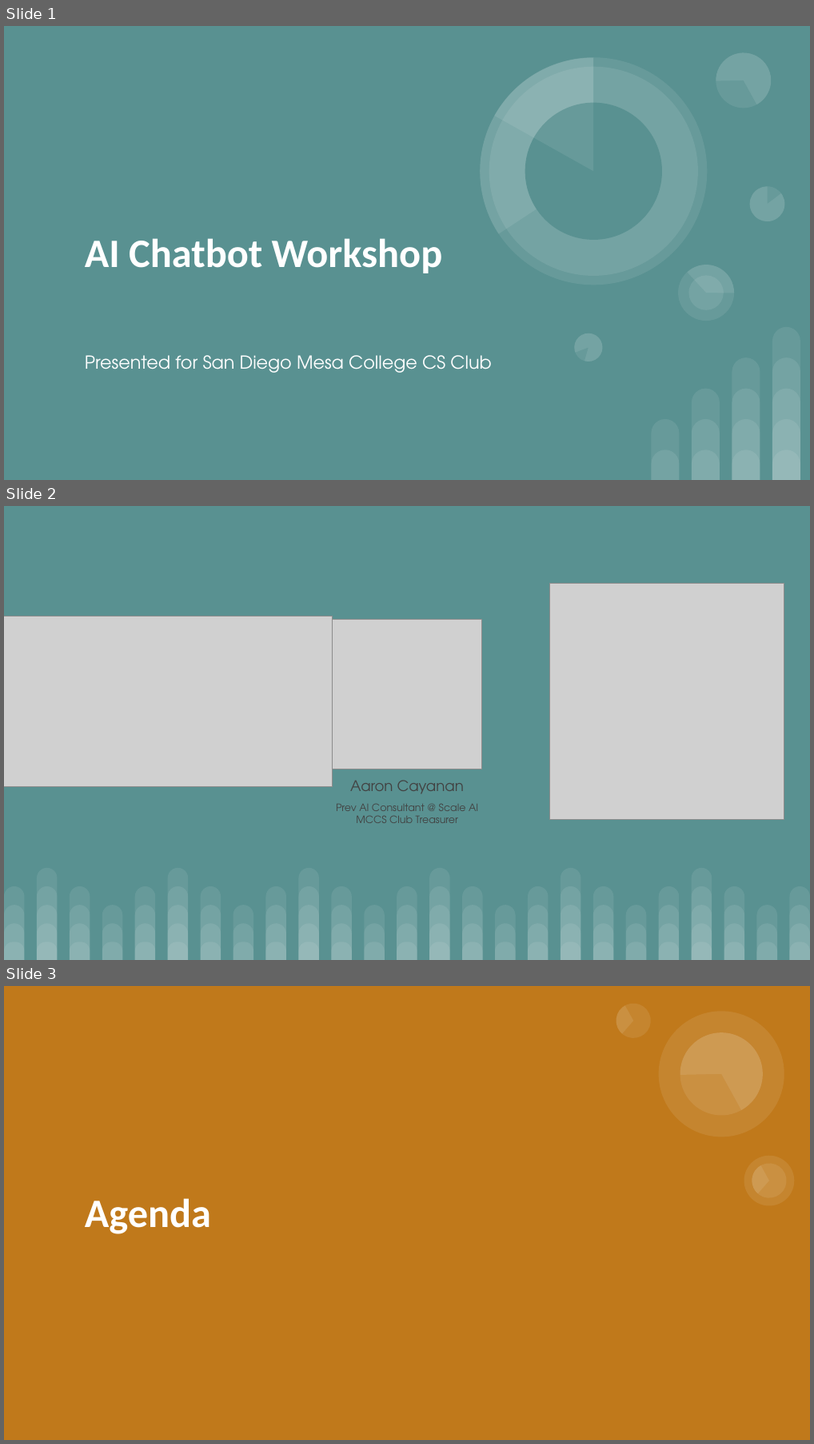
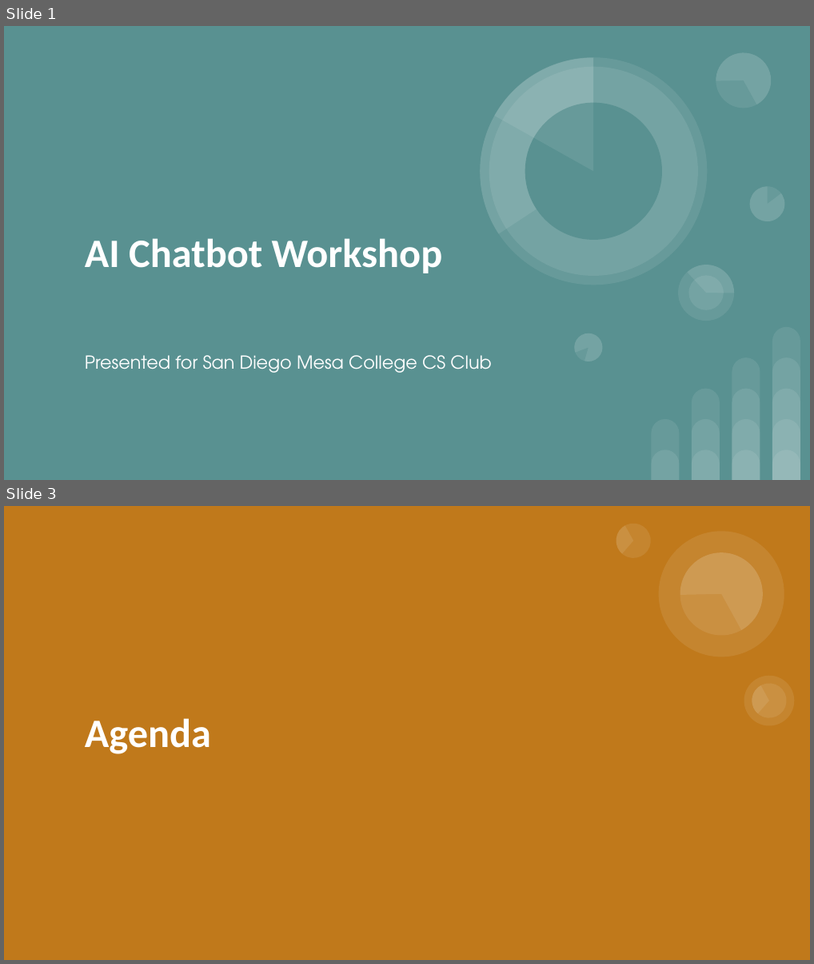
Before and after one commit to aacayanan/chatbot-workshop-mesacs, a slide deck: AI Chatbot Workshop.pptx. Shown one above the other, each under a label of ours: slides 1, 2 and 3 before the commit, slides 1 and 3 after it; the slides between them are not shown. The pictures are 814x1444 and 814x964 pixels, drawn with LibreOffice and Linux fonts; fonts in the diff are those of the drawing; grey boxes stand for pictures. Boxes give left, top, right and bottom in pixels: in the first picture for what was removed or moved away, otherwise in the second. Text is boxed around its words. In the diff, an @@ line names an element or a change of style, - is before the commit and + after.

```diff
--- a/AI Chatbot Workshop.pptx
+++ b/AI Chatbot Workshop.pptx
@@ slide 2 removed at (4,506,810,960), background #599191 @@
@@ picture removed at (550,584,785,819) @@
@@ picture removed at (4,616,333,786) @@
@@ picture removed at (332,619,482,768) @@
@@ text removed at (350,780,464,793) @@
-Aaron Cayanan
@@ text removed at (336,804,478,823) @@
-Prev AI Consultant @ Scale AI
-MCCS Club Treasurer
@@ group removed at (4,868,810,959): 100 round same rects @@
```
Also in this commit, not shown: 3 slides changed, 8 slides added, 2 other slides removed.
